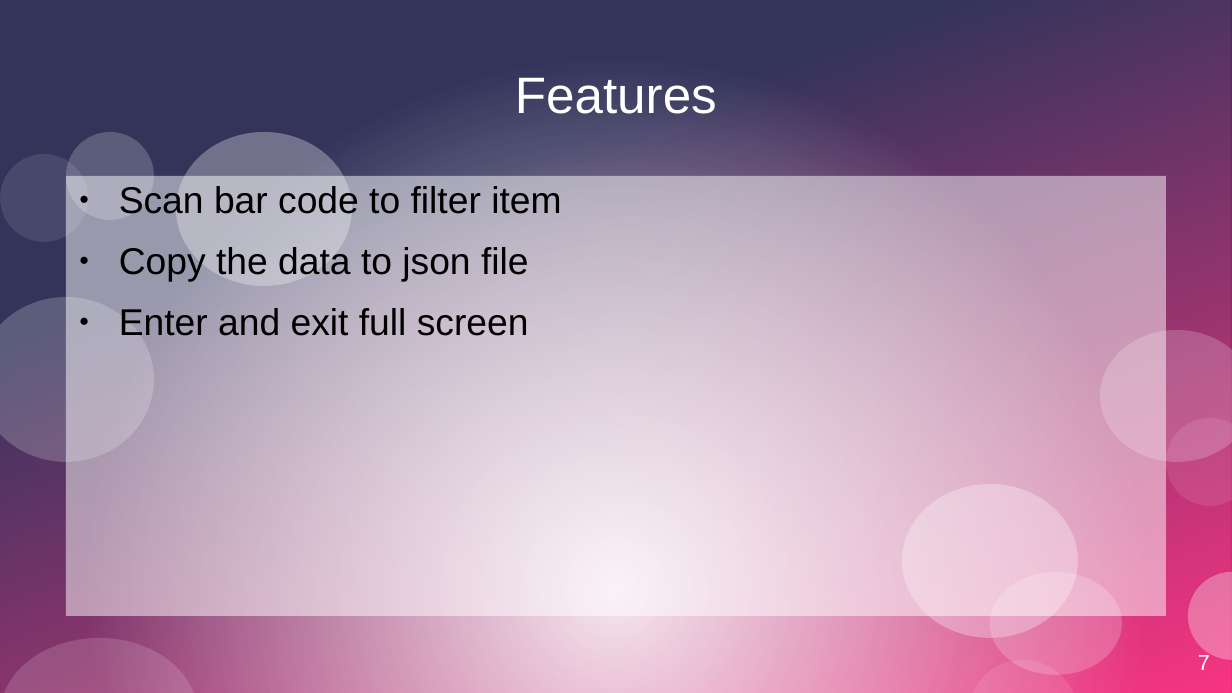
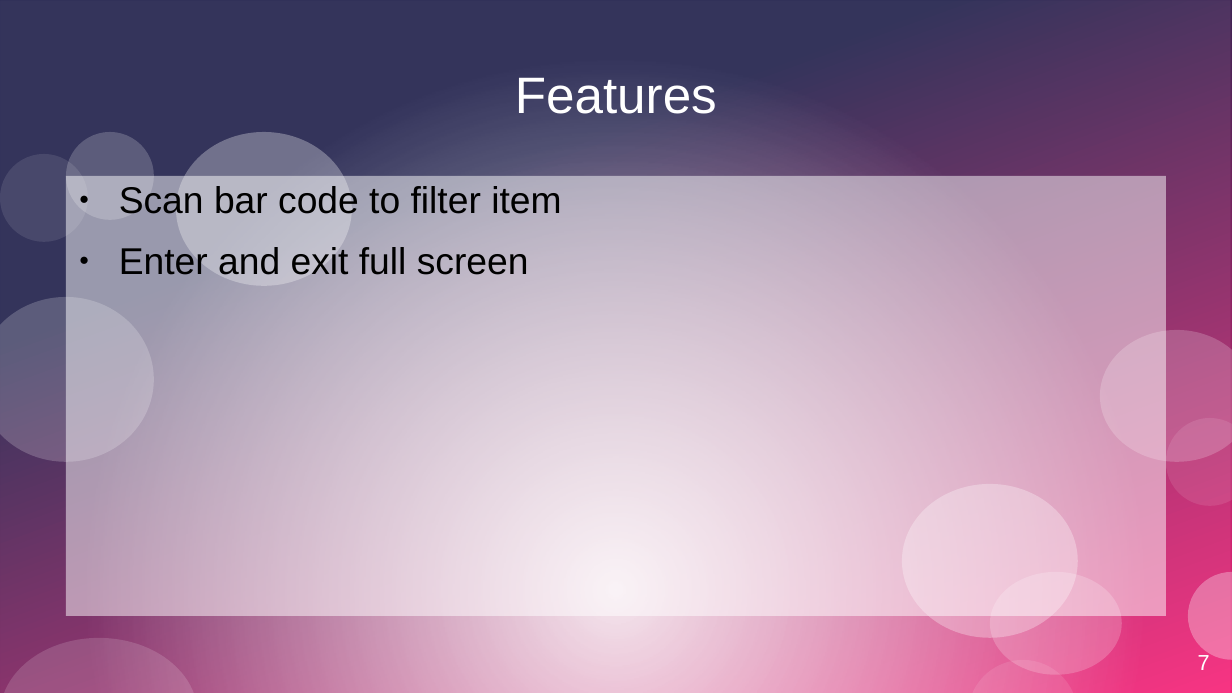
Before and after one commit to MagShadowLight/InventoryManager, a slide deck: slide 7 of Presentation/Capstone-Presentation.pptx. Drawn at 1232x693 pixels with LibreOffice and Linux fonts; fonts in the diff are those of the drawing. Boxes give left, top, right and bottom in pixels: in the first picture for what was removed or moved away, otherwise in the second. Text is boxed around its words. In the diff, an @@ line names an element or a change of style, - is before the commit and + after.

```diff
--- a/Presentation/Capstone-Presentation.pptx
+++ b/Presentation/Capstone-Presentation.pptx
@@ text at box(119, 247, 529, 282): paragraph removed @@
-● Copy the data to json file
```
Also in this commit, not shown: 2 other slides changed, 1 other file.
